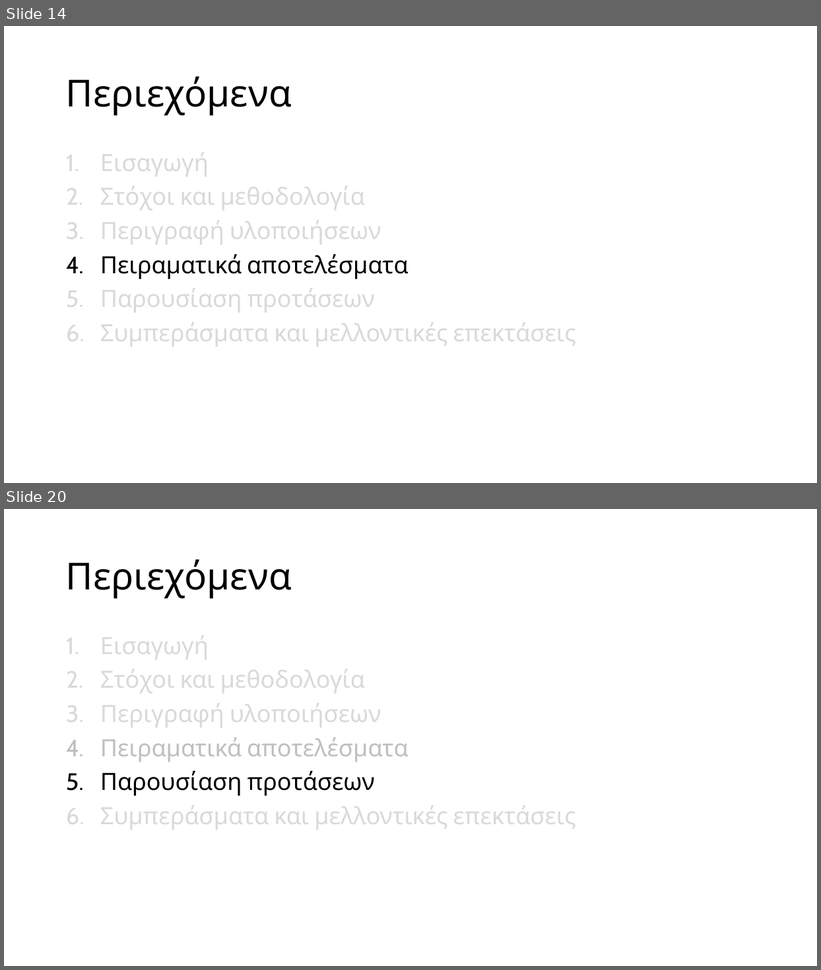
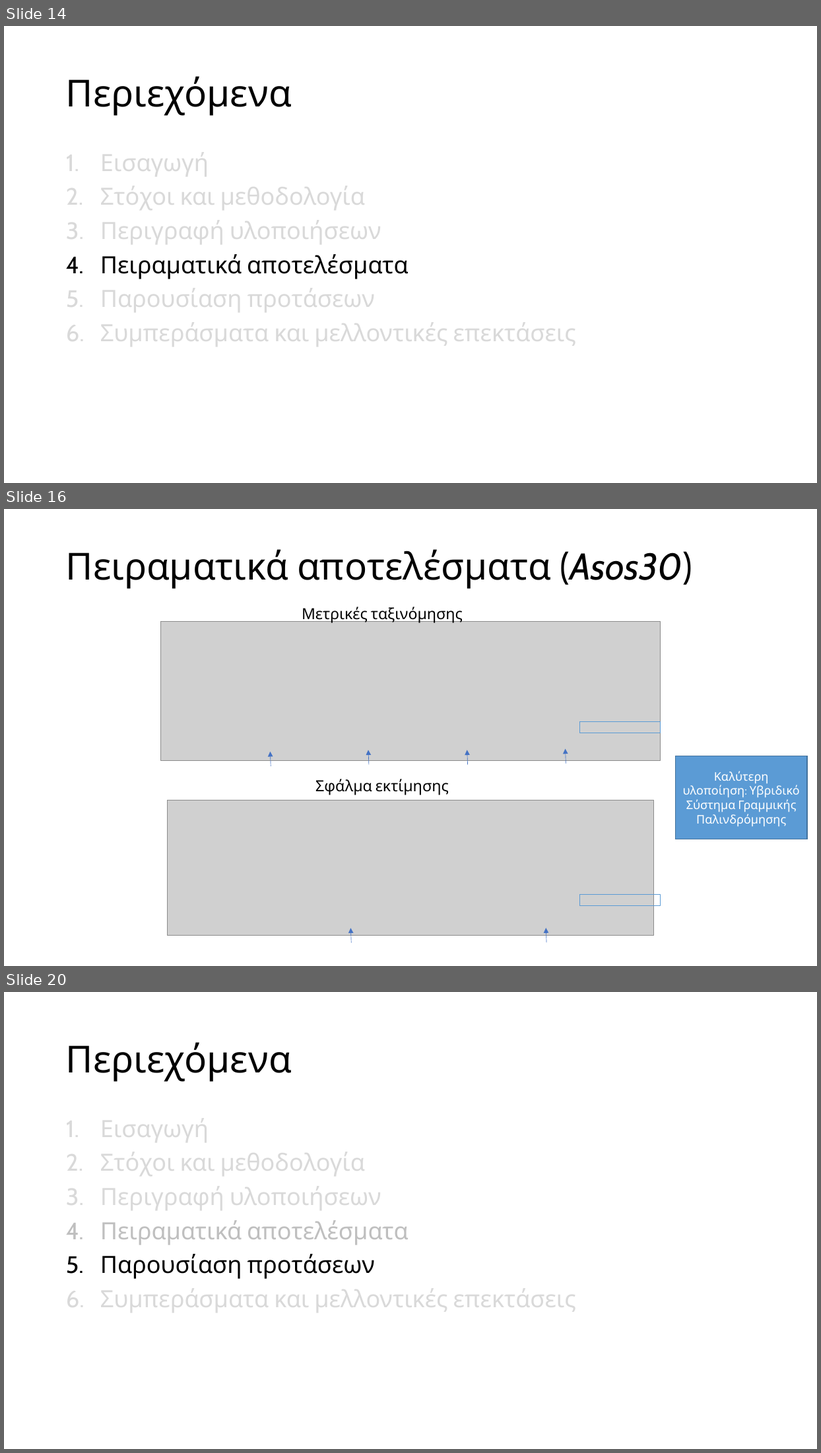
Before and after one commit to mpountou/General-Recommendation-Engine, a slide deck: παρουσίαση.pptx. Shown one above the other, each under a label of ours: slides 14 and 20 before the commit, slides 14, 16 and 20 after it; the slides between them are not shown. The pictures are 821x970 and 821x1453 pixels, drawn with LibreOffice and Linux fonts; fonts in the diff are those of the drawing; grey boxes stand for pictures. Boxes give left, top, right and bottom in pixels: in the first picture for what was removed or moved away, otherwise in the second. Text is boxed around its words. In the diff, an @@ line names an element or a change of style, - is before the commit and + after.

```diff
--- a/παρουσίαση.pptx
+++ b/παρουσίαση.pptx
@@ slide 16 added at bbox=[4, 509, 817, 966], background #FFFFFF @@
@@ title added at bbox=[66, 549, 692, 589], 44 pt, text #000000 @@
+Πειραματικά αποτελέσματα (Asos30)
@@ text added at bbox=[302, 607, 463, 623], 18 pt, text #000000 @@
+Μετρικές ταξινόμησης
@@ picture added at bbox=[161, 622, 661, 761] @@
@@ rectangle added at bbox=[580, 722, 660, 733], outline #5B9BD5 0.75 pt @@
@@ arrow added from (271, 766) to (271, 752), #4472C4 0.5 pt @@
@@ arrow added from (369, 764) to (368, 750), #4472C4 0.5 pt @@
@@ arrow added from (467, 764) to (467, 750), #4472C4 0.5 pt @@
@@ arrow added from (566, 764) to (565, 749), #4472C4 0.5 pt @@
@@ rectangle added at bbox=[676, 757, 807, 840], fill #5B9BD5, outline #43739E 1 pt, 14 pt, text #FFFFFF @@
+Καλύτερη υλοποίηση: Υβριδικό Σύστημα Γραμμικής Παλινδρόμησης
@@ text added at bbox=[316, 779, 449, 795], 18 pt, text #000000 @@
+Σφάλμα εκτίμησης
@@ picture added at bbox=[168, 801, 654, 936] @@
@@ rectangle added at bbox=[580, 895, 660, 906], outline #5B9BD5 0.75 pt @@
@@ arrow added from (352, 943) to (351, 929), #4472C4 0.5 pt @@
@@ arrow added from (547, 943) to (547, 928), #4472C4 0.5 pt @@
```
Also in this commit, not shown: 13 slides changed, 1 slide removed, 1 other file.
